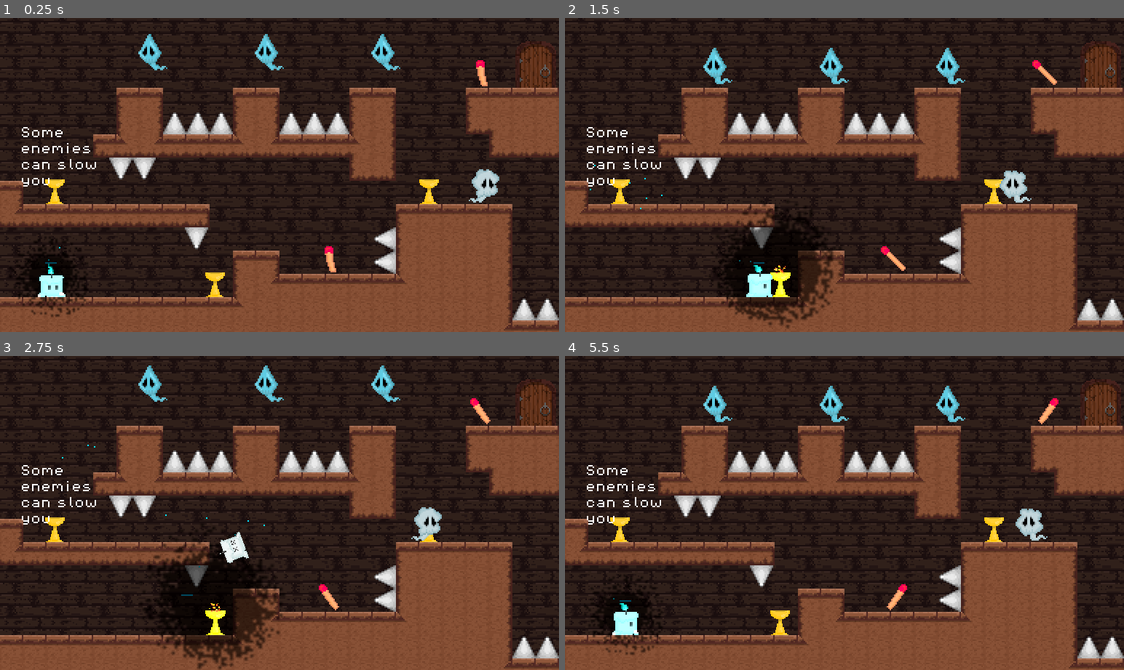
Above: before the commit, frames 1-4 (two rows, left to right).
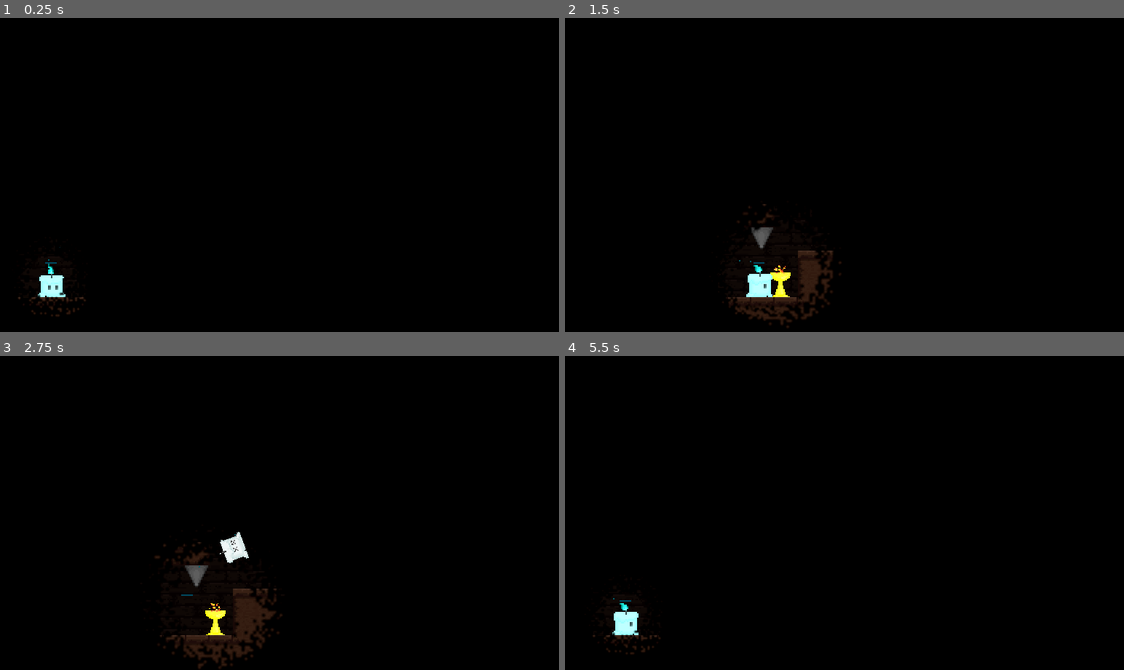
Above: after the commit, the same moments.

Repository: UlricBon/Unseen-Forces
Game: Godot game, scene res://Scene/level8.tscn
Same seed, same stepped clock (60 frames per second), same inputs: the game is played once before the commit and once after it. This scene is started directly instead of the project's main scene.
Inputs:
- Up to frame 1 (0.25 s): no input
- Up to frame 2 (1.5 s): hold D (Right) from 0.53 s (still down); tap E (Enter) at 0.6 s; tap W (Jump) at 0.77 s; tap Space (Interact) at 1.35 s
- Up to frame 3 (2.75 s): tap W (Jump) at 1.52 s; release D (Right) at 2.03 s; hold A (Left) from 2.03 s (still down); tap E (Enter) at 2.1 s
- Up to frame 4 (5.5 s): release A (Left) at 2.78 s; hold D (Right) 2.78-4.28 s; tap Space (Interact) at 2.85, 4.35 s; tap W (Jump) at 3.02, 3.77, 4.52 s; tap E (Enter) at 3.6, 5.1 s; hold A (Left) 4.28-5.03 s; hold D (Right) from 5.03 s (still down)

The runs differ from the first frame. In frame 1, 98% of the frame differs, in the area x 0-100%, y 0-100%; in frame 2, 95%; in frame 3, 94%; in frame 4, 98%.

Commit message:
sfafa

Diff:
--- a/Scene/level4.tscn
+++ b/Scene/level4.tscn
@@ -2143,6 +2143,7 @@
 rotation = 10.9956
 
 [node name="Spike145" parent="." instance=ExtResource("11_6u6sg")]
+visible = false
 position = Vector2(68, -102)
 rotation = 10.9956
 
--- a/Scene/level5.tscn
+++ b/Scene/level5.tscn
@@ -1520,7 +1520,7 @@
 layer_1/tile_data = PackedInt32Array(-786452, 196608, 1, -720916, 196608, 1, -655380, 196608, 1, -589844, 262144, 4, -5 …(3377 unchanged characters)…
 
 [node name="Player" parent="." instance=ExtResource("5_7w8li")]
-position = Vector2(-257, -85)
+position = Vector2(-265, -231)
 
 [node name="CanvasModulate" type="CanvasModulate" parent="."]
 color = Color(0, 0, 0, 1)
--- a/Scene/level8.tscn
+++ b/Scene/level8.tscn
@@ -1526,7 +1526,6 @@
 position = Vector2(-268, -81)
 
 [node name="CanvasModulate" type="CanvasModulate" parent="."]
-visible = false
 color = Color(0, 0, 0, 1)
 
 [node name="Torch" type="Node" parent="."]
--- a/Scene/level9.tscn
+++ b/Scene/level9.tscn
@@ -1521,10 +1521,9 @@
 layer_1/tile_data = PackedInt32Array(-786452, 262144, 2, -720916, 262144, 1, -655380, 196608, 1, -589844, 196608, 1, -5 …(3337 unchanged characters)…
 
 [node name="Player" parent="." instance=ExtResource("5_e74s6")]
-position = Vector2(-194, -147)
+position = Vector2(-187, -193)
 
 [node name="CanvasModulate" type="CanvasModulate" parent="."]
-visible = false
 color = Color(0, 0, 0, 1)
 
 [node name="Torch" type="Node" parent="."]
--- a/Scene/player.tscn
+++ b/Scene/player.tscn
@@ -394,6 +394,7 @@
 bus = &"SFX"
 
 [node name="CoyoteTimer" type="Timer" parent="."]
+wait_time = 5.0
 one_shot = true
 
 [node name="JumpBufferTimer" type="Timer" parent="."]
